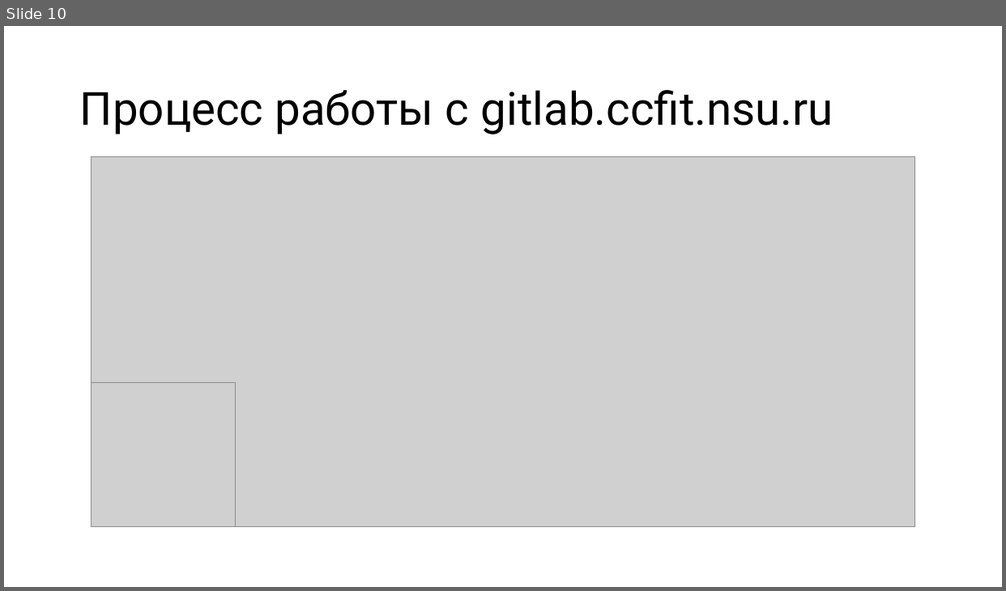
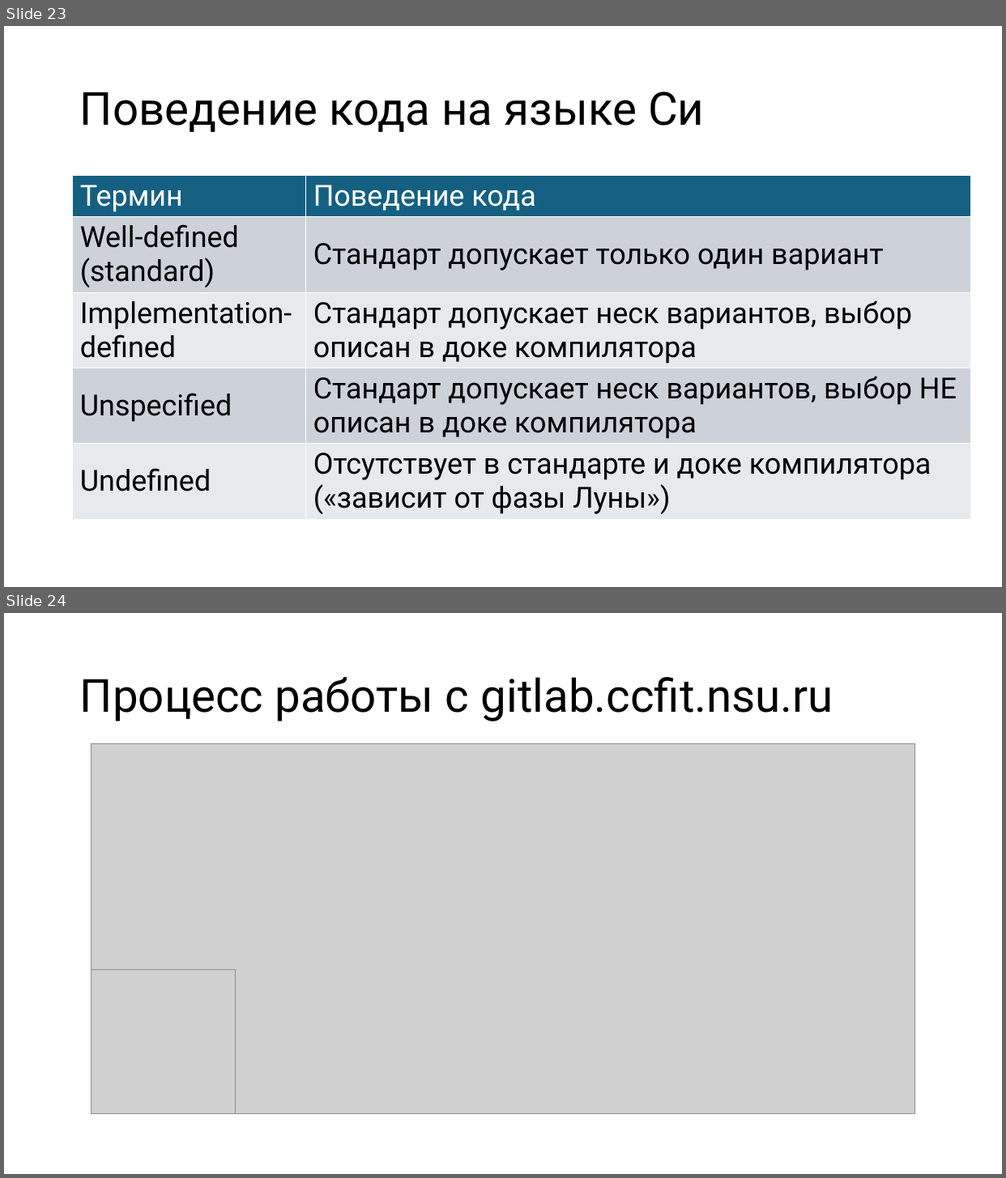
Before and after one commit to Evgueni-Petrov-aka-espetrov/Algorithms-and-Programming-in-C-pptx, a slide deck: 00 План-капкан до весны.pptx. Shown one above the other, each under a label of ours: slide 10 before the commit, slides 23 and 24 after it. The pictures are 1006x591 and 1006x1178 pixels, drawn with LibreOffice and Linux fonts; fonts in the diff are those of the drawing; grey boxes stand for pictures. Boxes give left, top, right and bottom in pixels: in the first picture for what was removed or moved away, otherwise in the second. Text is boxed around its words. In the diff, an @@ line names an element or a change of style, - is before the commit and + after.

```diff
--- a/00 План-капкан до весны.pptx
+++ b/00 План-капкан до весны.pptx
@@ slide 23 added at (x1=4, y1=26, x2=1002, y2=587), background #FFFFFF @@
@@ title added at (x1=80, y1=92, x2=704, y2=132), 44 pt, text #000000 @@
+Поведение кода на языке Си
@@ table added at (x1=73, y1=176, x2=971, y2=527), 5 rows, 2 columns @@
+Термин | Поведение кода
+Well-defined (standard) | Стандарт допускает только один вариант
+Implementation-defined | Стандарт допускает неск вариантов, выбор описан в доке компилятора
+Unspecified | Стандарт допускает неск вариантов, выбор НЕ описан в доке компилятора
+Undefined | Отсутствует в стандарте и доке компилятора («зависит от фазы Луны»)
@@ what was slide 10 is now slide 24 @@
```
Also in this commit, not shown: 4 slides changed, 13 other slides added.
